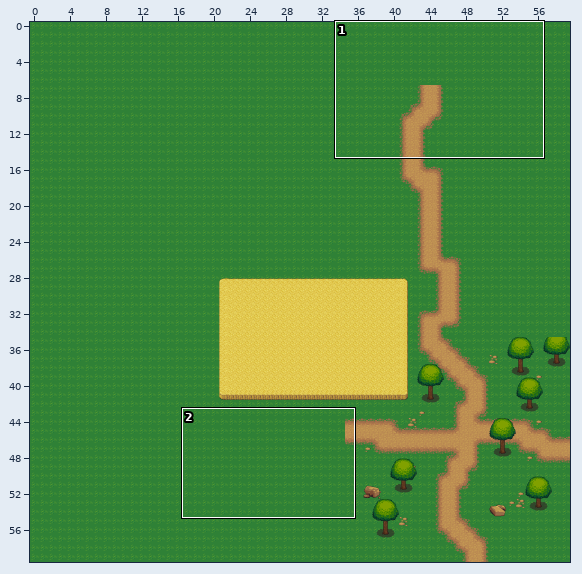
A Tiled map gets an edit: week44/mapStub/data/crossroad.tmx. The picture above shows the old version from afar; the outline marks the close-up.
Close-up. First the earlier version:
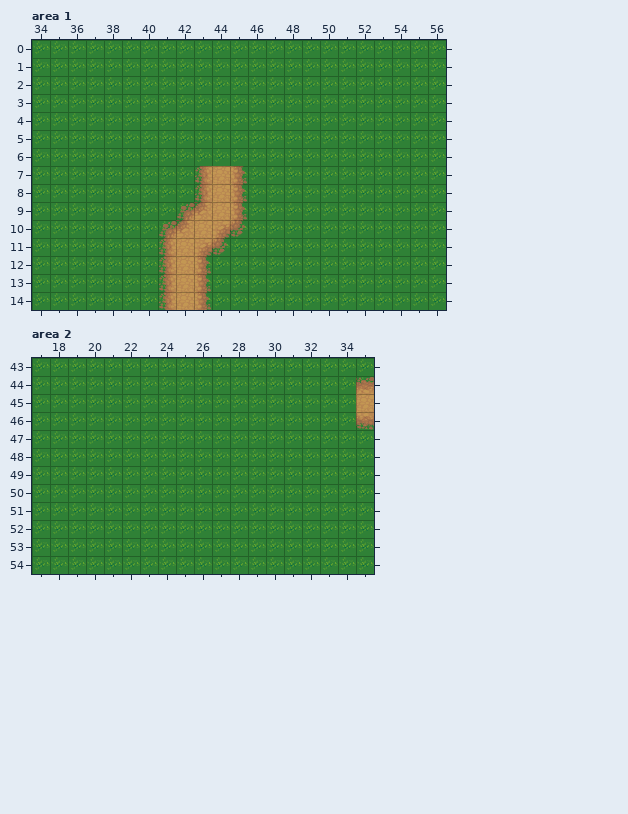
Cells are 32x32 px. Shown: area 1 x 34..56, y 0..14; area 2 x 17..35, y 43..54. The commit also changed other parts of the map, which this record leaves out.
And afterwards:
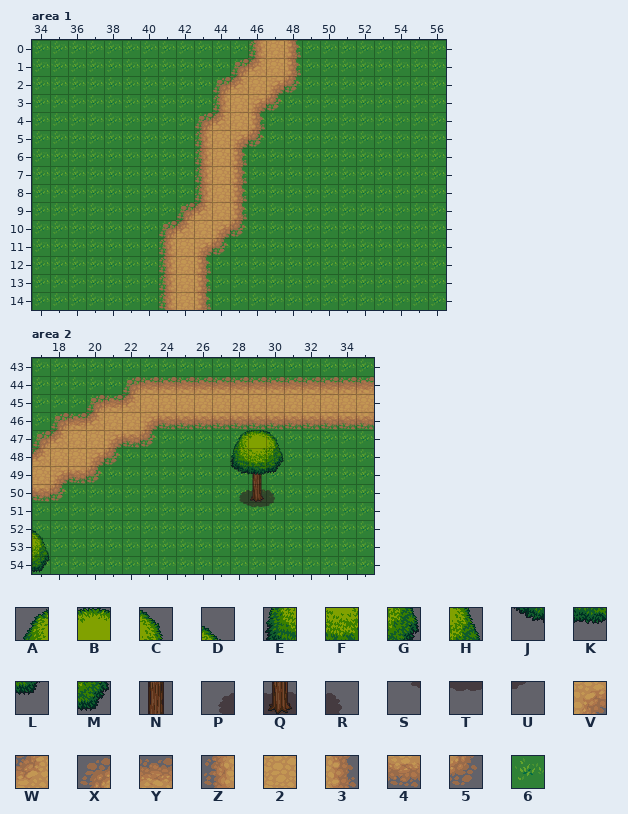
Key: from "base_out_atlas": A 408, B 409, C 410, D 413, E 440, F 441, G 442, H 445, J 472, K 473, L 474, M 477, N 634, P 665, Q 666, R 667, S 697, T 698, U 699; from "terrain": V 1, W 34, X 64, Y 65, Z 96, 2 97, 3 98, 4 129, 5 130, 6 352.
_ is an empty cell.
Tiles replaced or removed in this view: 6.
Tiles of an added or newly shown layer are drawn over the layers below it.
The exact change:
Changed rows in their new state; . is an unchanged cell.
Layer "grass bg" (removed), area 1:
first column x 43:
 0 ...___
 1 ..____
 2 ._____
 3 .____.
 4 ____..
 5 ____..
 6 ___...
Layer "grass" (added), area 1:
first column x 43:
 0 ...6.6
 1 ..66.6
 2 .66.66
 3 .6.66.
 4 66.6..
 5 6.66..
 6 6.6...
Layer "path", area 1:
first column x 43:
 0 ...Z23
 1 ..XW23
 2 .XW2V5
 3 .Z2V5.
 4 XW23..
 5 Z2V5..
 6 Z23...
Layer "grass bg" (removed), area 2:
first column x 17:
44 ....._____________
45 ..._______________
46 ._________________
47 _______....___....
48 _____......___....
49 ____.......___....
50 __.........___....
51 ...........___....
52 _.................
53 _.................
54 _.................
Layer "grass" (added), area 2:
first column x 17:
44 .....6666666666666
45 ...666............
46 .666..666666666666
47 66..666....666....
48 6..66......6.6....
49 .666.......666....
50 66.........666....
51 ...........666....
52 6.................
53 6.................
54 6.................
Layer "path", area 2:
first column x 17:
44 .....XYYYYYYYYYYYY
45 ...XYW222222222222
46 .XYW22V44444444444
47 XW22V45...........
48 W22V5.............
49 2V45..............
50 45................
Layer "tree_trunks", area 2:
first column x 28:
49 .N.
50 PQR
51 STU
Layer "tree_tops", area 2:
first column x 17:
47 ...........ABC
48 ...........EFG
49 ...........JKL
52 D.............
53 H.............
54 M.............
Where, in picture pixels (left, top, right, bottom), the same in both close-ups:
changed: (195, 40, 301, 166)
changed: (32, 377, 356, 507)
changed: (32, 530, 50, 573)
